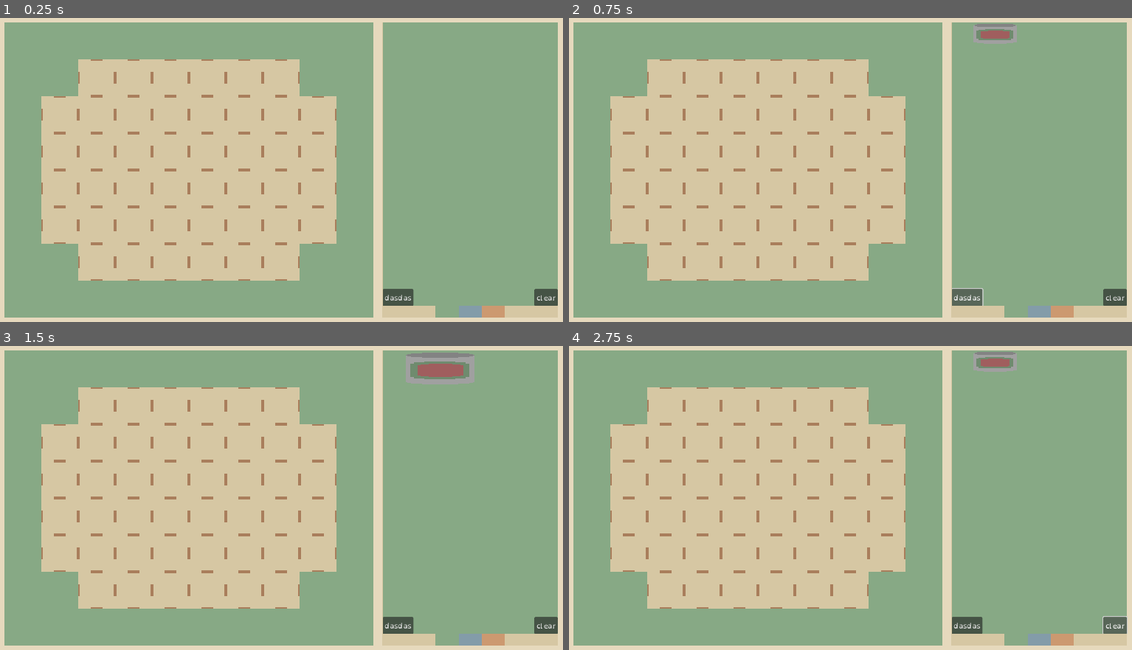
Above: before the commit, frames 1-4 (two rows, left to right).
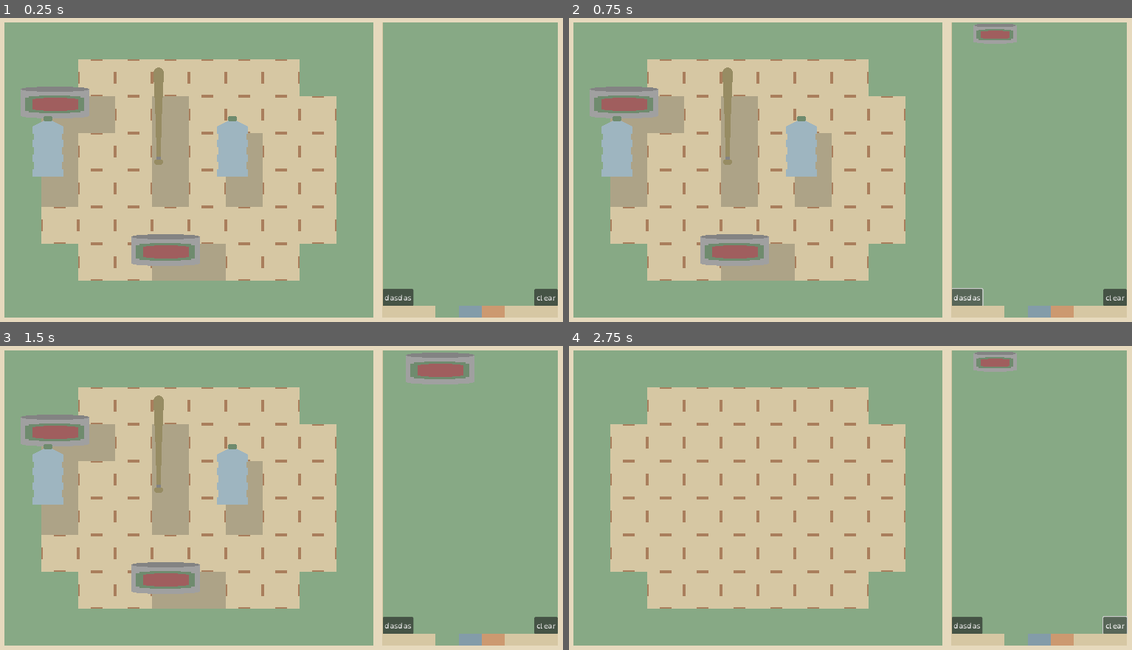
Above: after the commit, the same moments.

Repository: Birdboys/returningMolly
Game: Godot game, scene res://Scenes/inventory.tscn
The game is run twice, just before and just after one commit, with the same random seed, the same clock (stepped at 60 frames per second) and the same inputs. This scene is started directly instead of the project's main scene.
Inputs (mouse positions are in pixels of both pictures, inside the frame that each line leads up to):
- Up to frame 1 (0.25 s): no input
- Up to frame 2 (0.75 s): click "dasdas" at 0.5 s
- Up to frame 3 (1.5 s): click (427, 361) at 1.25 s
- Up to frame 4 (2.75 s): click "clear" at 2 s

The runs differ from the first frame. In frame 1, 11% of the frame differs, in the area x 3-47%, y 16-87%; in frame 2, 11%; in frame 3, 11%; in frame 4, nothing differs.

Commit message:
its breaking a bit

Diff:
--- a/Scripts/inventory_ui.gd
+++ b/Scripts/inventory_ui.gd
@@ -9,7 +9,7 @@
 @onready var held_item = null
 @onready var hovered_item = null
 @onready var slots = {}
-@onready var placed_objects = {}
+@onready var placed_objects := { Vector2(1, 2): 0, Vector2(1, 3): 1, Vector2(4, 2): 3, Vector2(6, 3): 1, Vector2(4, 6): 0 }
 @onready var inventoryGrid = $inventoryPanel/inventoryGrid
 @onready var groundItems = $infoPanel/infoVbox/groundItemsScroll/groundItemsGrid
 @onready var scroll = $infoPanel/infoVbox/groundItemsScroll
@@ -26,23 +26,8 @@
 func _ready():
 	inv_scale = 80./50.
 	inventoryGrid.columns = num_col
-	for row in range(num_row):
-		for col in range(num_col):
-			var new_slot = inv_slot.instantiate()
-			inventoryGrid.add_child(new_slot)
-			#new_slot.scale = Vector2(inv_scale,inv_scale)#Vector2(inv_scale,inv_scale)
-			new_slot.slotEntered.connect(slotEntered)
-			new_slot.location = Vector2(col, row)
-			slots['%s:%s' %[col, row]] = new_slot
-			if row < sussy_slots or col < sussy_slots or num_row-row <= sussy_slots or num_col-col <= sussy_slots:
-				new_slot.setType(-1)
-			elif (row == 1 and col == 1) or (row == 1 and num_col-col == 2) or (num_row-row == 2 and col == 1) or (num_row-row == 2 and num_col-col == 2):
-				new_slot.setType(-1)
-			else:
-				new_slot.setType(0)
-	slot_height = inventoryGrid.size.y/num_row
-	slot_width = inventoryGrid.size.x/num_col
-	inventory_bounding_rect = Rect2(Vector2(1, 1), Vector2(num_col-2, num_row-2))
+	createInventory()
+	loadInventory()
 	pass # Replace with function body.
 
 
@@ -86,12 +71,9 @@
 
 			#current_slot =
 		for child in groundItems.get_children():
-
 			child.mouse_filter = 2
 		DisplayServer.mouse_set_mode(DisplayServer.MOUSE_MODE_HIDDEN)
-
-	print(placed_objects)
-
+	#print(placed_objects)
 
 func getContainerLoc(mouse_pos):
 	var container_pos = mouse_pos - inventoryGrid.global_position - Vector2(slot_width, slot_height)/2*held_item.item_size
@@ -151,13 +133,13 @@
 	var main_slot_location = the_slot.location
 	placed_objects[main_slot_location] = held_item.item_id
 	held_item.item_location = main_slot_location
-	print("put down item location",held_item.item_location)
 	for coord in held_item.item_coords:
 		var slot_to_check = main_slot_location + coord
 		slots["%s:%s"%[slot_to_check.x, slot_to_check.y]].addItem(held_item.item_id)
-		print(slot_to_check, slots["%s:%s"%[slot_to_check.x, slot_to_check.y]].has_item)
-
-	held_item.putDown(slots["%s:%s"%[main_slot_location.x, main_slot_location.y]].global_position)
+
+	var snap_coords = main_slot_location * slot_height
+	print(snap_coords)
+	held_item.putDown(inventoryGrid.global_position+snap_coords)
 	held_item = null
 
 func addItemToGround(id):
@@ -201,3 +183,36 @@
 	$infoPanel/infoVbox/descriptionPanel/descriptionMargin/descriptionText.clear()
 	$infoPanel/infoVbox/descriptionPanel/descriptionMargin/descriptionText.parse_bbcode(ItemLoader.item_data[str(hovered_item.item_id)]['item_description'])
 	_on_tab_bar_tab_selected(1)
+
+func loadInventory():
+	for object in placed_objects:
+		var the_slot = slots["%s:%s" % [object.x, object.y]]
+		var new_item = load('res://Scenes/item.tscn').instantiate()
+		objects.add_child(new_item)
+		new_item.loadItem(placed_objects[object], Vector2(inv_scale, inv_scale))
+		#new_item.pivot_offset = new_item.getSize()/2
+		new_item.cursor_entered_item.connect(itemEntered)
+		new_item.cursor_exited_item.connect(itemExited)
+		new_item.return_to_ground.connect(addItemToGround)
+		held_item = new_item
+		new_item.pickUp()
+		putItemDown(the_slot)
+		print("ADDING ITEM %s TO SLOT %s WITH LOCATION %s" % [new_item.item_id, the_slot, the_slot.global_position])
+
+func createInventory():
+	for row in range(num_row):
+		for col in range(num_col):
+			var new_slot = inv_slot.instantiate()
+			inventoryGrid.add_child(new_slot)
+			new_slot.slotEntered.connect(slotEntered)
+			new_slot.location = Vector2(col, row)
+			slots['%s:%s' %[col, row]] = new_slot
+			if row < sussy_slots or col < sussy_slots or num_row-row <= sussy_slots or num_col-col <= sussy_slots:
+				new_slot.setType(-1)
+			elif (row == 1 and col == 1) or (row == 1 and num_col-col == 2) or (num_row-row == 2 and col == 1) or (num_row-row == 2 and num_col-col == 2):
+				new_slot.setType(-1)
+			else:
+				new_slot.setType(0)
+	slot_height = inventoryGrid.size.y/num_row
+	slot_width = inventoryGrid.size.x/num_col
+	inventory_bounding_rect = Rect2(Vector2(1, 1), Vector2(num_col-2, num_row-2))
--- a/Scripts/item.gd
+++ b/Scripts/item.gd
@@ -44,6 +44,7 @@
 	z_index = 0
 	held = false
 	if snap_coords:
+		print("PUTTING ITEM IN POSITION", snap_coords)
 		global_position = snap_coords + itemImage.size/2
 	else:
 		emit_signal("return_to_ground", item_id)
